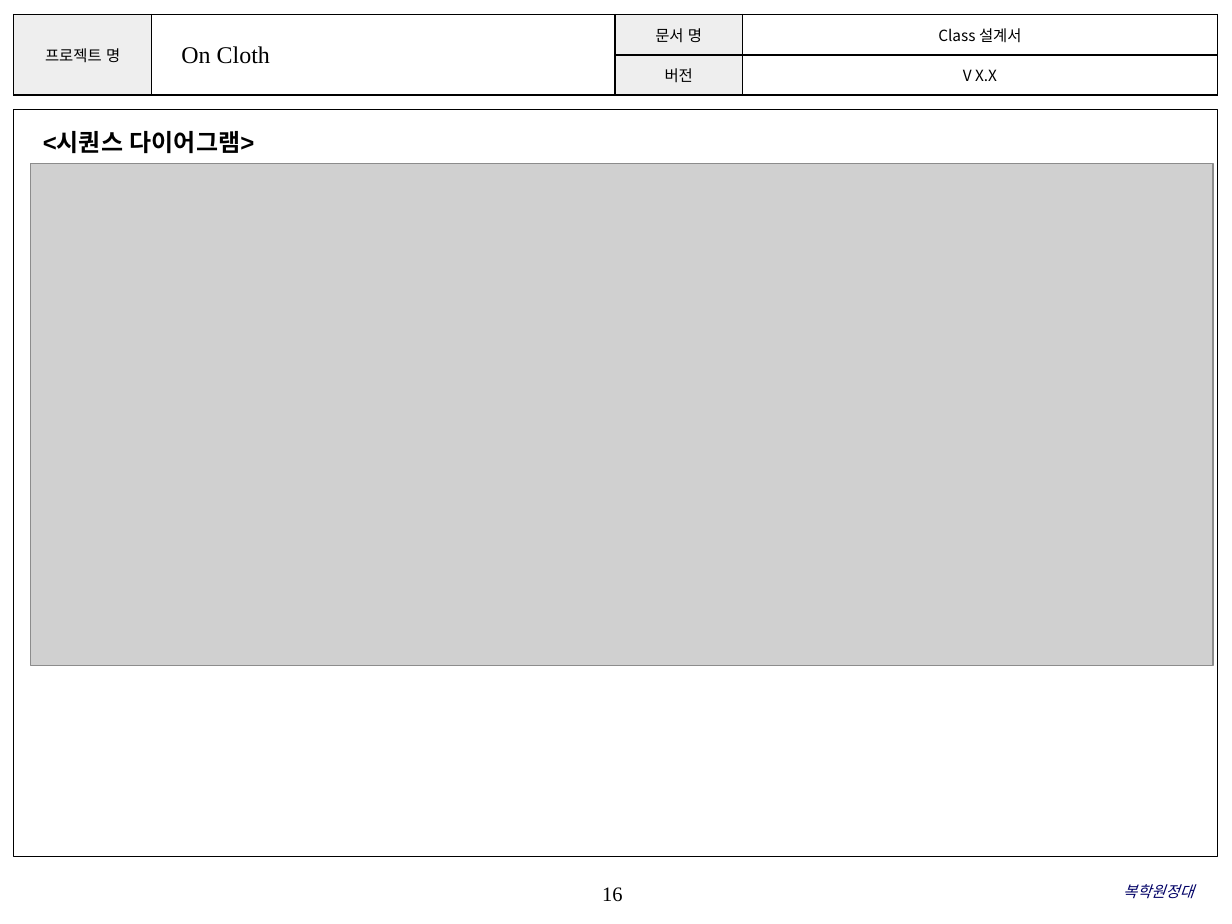
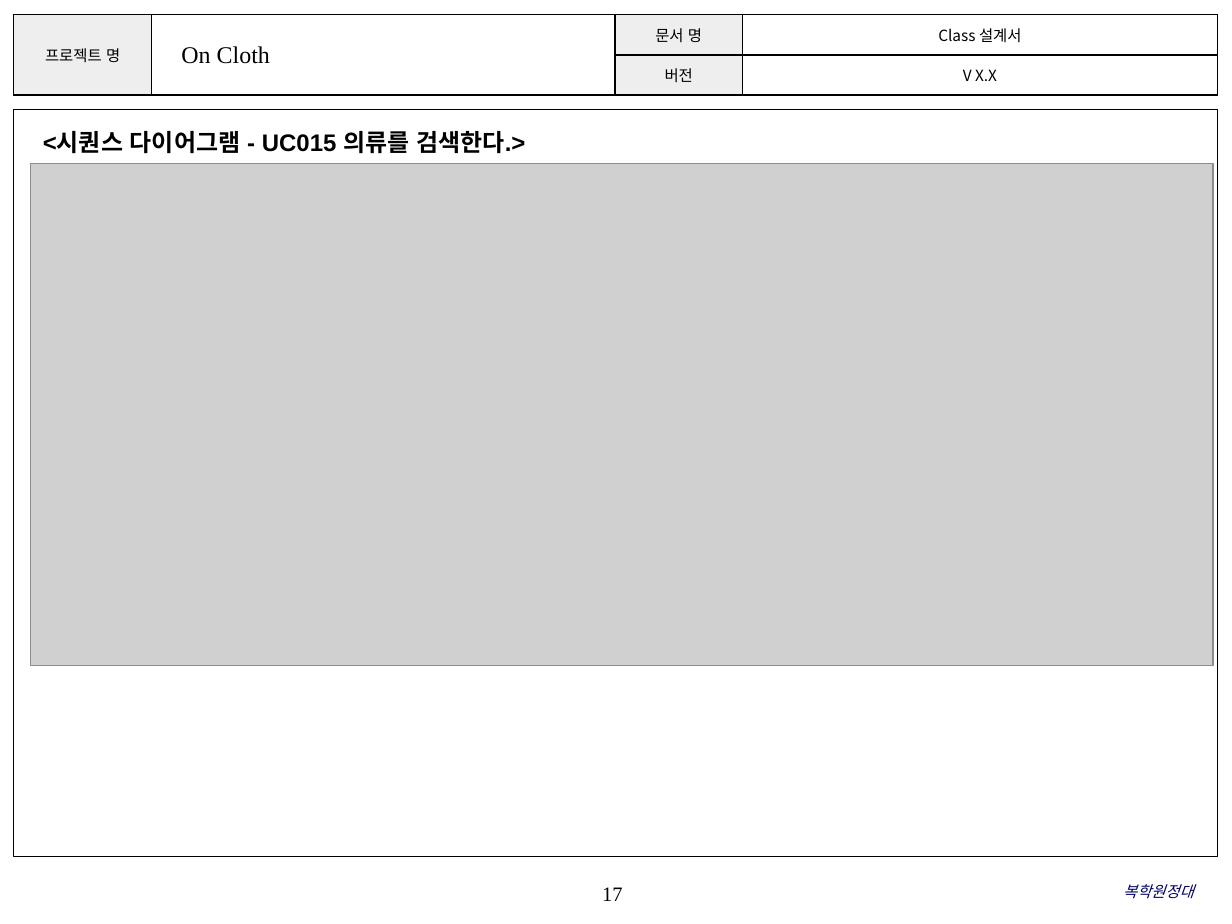
Before and after one commit to ParkSaeHyun/SoftwareEngineering, a slide deck: slide 17 of design/클래스다이어그램.pptx (slide 16 before the commit). Drawn at 1232x924 pixels with LibreOffice and Linux fonts; fonts in the diff are those of the drawing; grey boxes stand for pictures; background and template pictures are left out. Boxes give left, top, right and bottom in pixels: in the first picture for what was removed or moved away, otherwise in the second. Text is boxed around its words. In the diff, an @@ line names an element or a change of style, - is before the commit and + after.

Commit message:
요구사항명세서105수정 클래스다이어그램ppt 수정

```diff
--- a/design/클래스다이어그램.pptx
+++ b/design/클래스다이어그램.pptx
@@ text at [43, 131, 525, 153]: text changed @@
-<시퀀스 다이어그램>
+<시퀀스 다이어그램 - UC015 의류를 검색한다.>
@@ page number at [602, 887, 622, 901]: text changed @@
-16
+17
```
Also in this commit, not shown: 20 other slides changed, 1 slide added, 1 other file.
